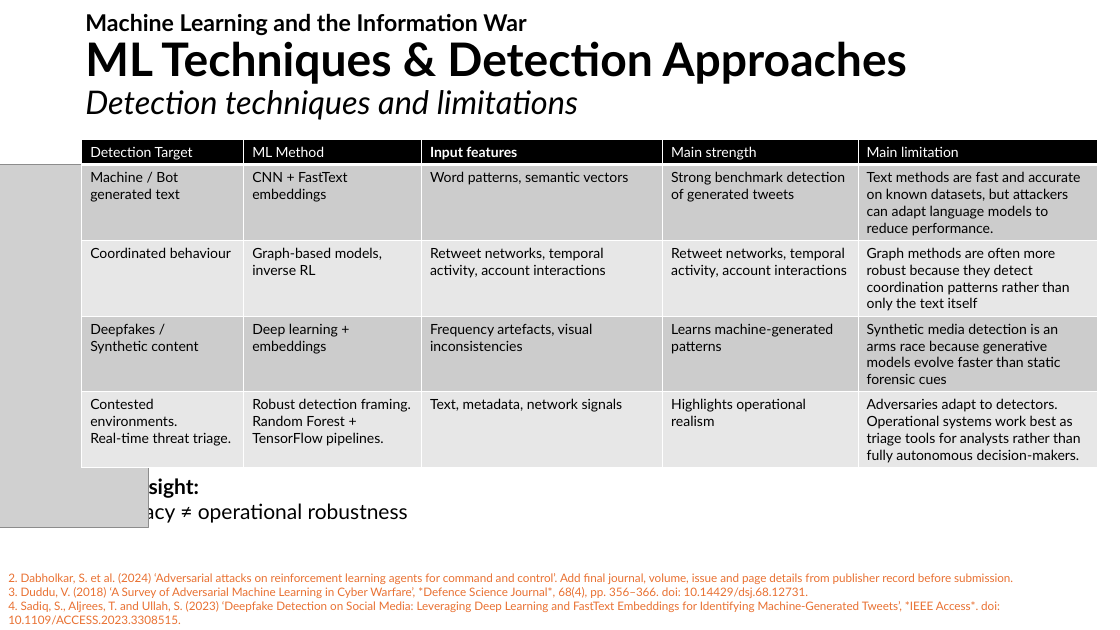
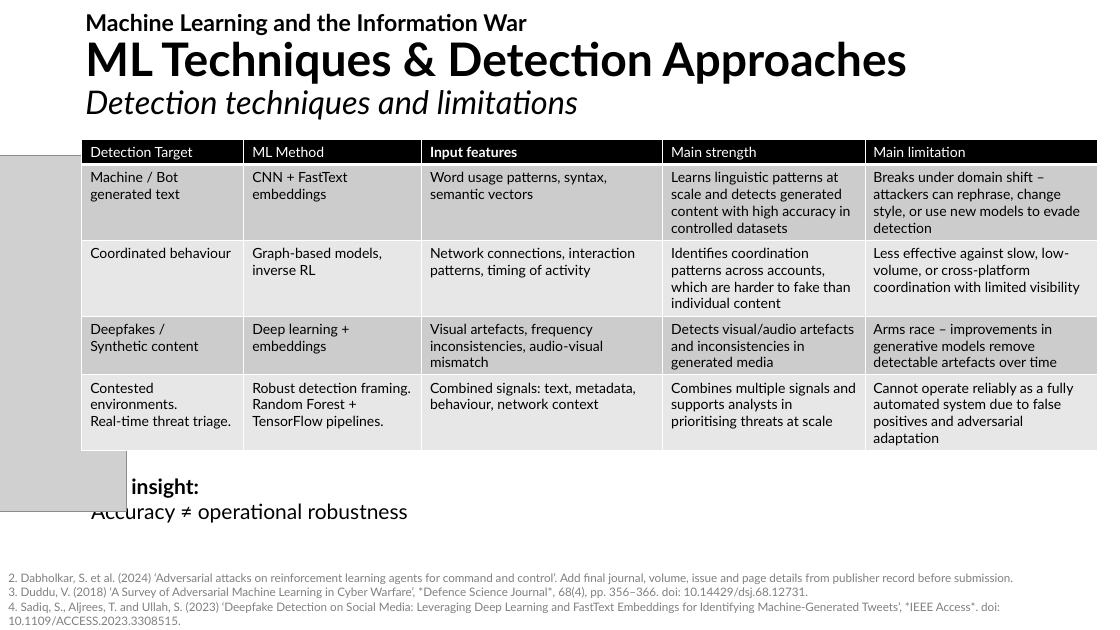
Before and after one commit to eamonfoy/ATU-ML-Asignment1, a slide deck: slide 2 of ML-Assignment1-eamonfoy.pptx. Drawn at 1120x630 pixels with LibreOffice and Linux fonts; fonts in the diff are those of the drawing; grey boxes stand for pictures. Boxes give left, top, right and bottom in pixels: in the first picture for what was removed or moved away, otherwise in the second. Text is boxed around its words. In the diff, an @@ line names an element or a change of style, - is before the commit and + after.

Commit message:
updated presentation

```diff
--- a/ML-Assignment1-eamonfoy.pptx
+++ b/ML-Assignment1-eamonfoy.pptx
@@ table at (82, 139, 1098, 450) @@
-row 2: Machine / Bot generated text | CNN + FastText embeddings | Word patterns, semantic vectors | Strong benchmark detection of generated tweets | Text methods are fast and accurate on known datasets, but attackers can adapt language models to reduce performance.
+row 2: Machine / Bot generated text | CNN + FastText embeddings | Word usage patterns, syntax, semantic vectors | Learns linguistic patterns at scale and detects generated content with high accuracy in controlled datasets | Breaks under domain shift – attackers can rephrase, change style, or use new models to evade detection
-row 3: Coordinated behaviour | Graph-based models, inverse RL | Retweet networks, temporal activity, account interactions | Retweet networks, temporal activity, account interactions | Graph methods are often more robust because they detect coordination patterns rather than only the text itself
+row 3: Coordinated behaviour | Graph-based models, inverse RL | Network connections, interaction patterns, timing of activity | Identifies coordination patterns across accounts, which are harder to fake than individual content | Less effective against slow, low-volume, or cross-platform coordination with limited visibility
-row 4: Deepfakes / / Synthetic content | Deep learning + embeddings | Frequency artefacts, visual inconsistencies | Learns machine-generated patterns | Synthetic media detection is an arms race because generative models evolve faster than static forensic cues
+row 4: Deepfakes / / Synthetic content | Deep learning + embeddings | Visual artefacts, frequency inconsistencies, audio-visual mismatch | Detects visual/audio artefacts and inconsistencies in generated media | Arms race – improvements in generative models remove detectable artefacts over time
-row 5: Contested environments. Real-time threat triage. | Robust detection framing. Random Forest + TensorFlow pipelines. | Text, metadata, network signals | Highlights operational realism | Adversaries adapt to detectors. Operational systems work best as triage tools for analysts rather than fully autonomous decision-makers.
+row 5: Contested environments. Real-time threat triage. | Robust detection framing. Random Forest + TensorFlow pipelines. | Combined signals: text, metadata, behaviour, network context | Combines multiple signals and supports analysts in prioritising threats at scale | Cannot operate reliably as a fully automated system due to false positives and adversarial adaptation
@@ picture: place and size @@
-picture at (0, 165, 149, 528)
+picture at (0, 155, 127, 512)
@@ text "2. Dabholkar, S. et al. ..." at (8, 573, 1013, 625): text colour #E97132 to #808080 @@
```
Also in this commit, not shown: 1 other slide changed, 1 other file.
